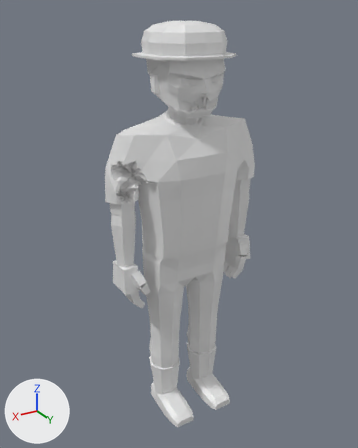
The glTF model assets/models/zombie_worker_m_b5.glb: old version first, new version second.
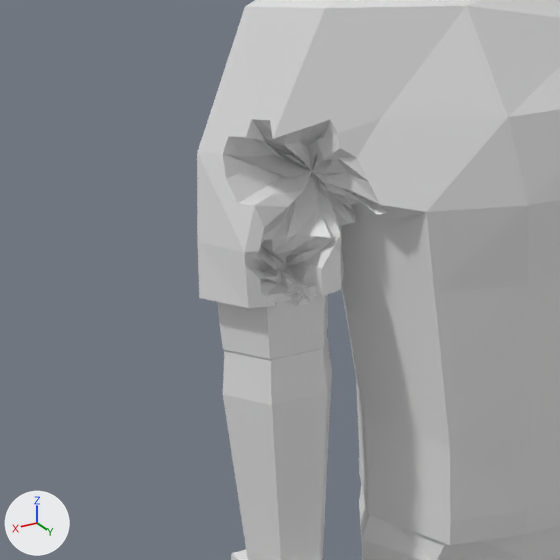
Old and new are each drawn whole from a camera (50 mm lens) standing at (1.183, 1.918, 2.012) and looking at (0.014, -0.03, 1.038) and again close up on the part from 17% to 53% of the width and 30% to 59% of the height. Arrows for +X, +Y and +Z are at lower left; the lights stay in place. The first two pictures are the older version. Vertices at exactly the same position are counted once.

In view in the first close-up: 'zombie_worker_m_b5'.
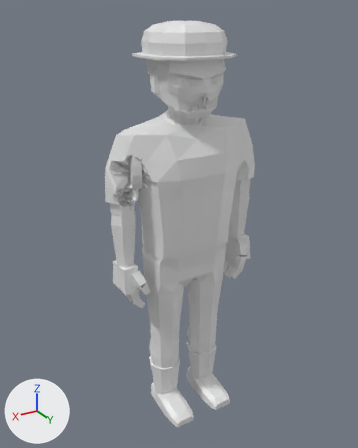
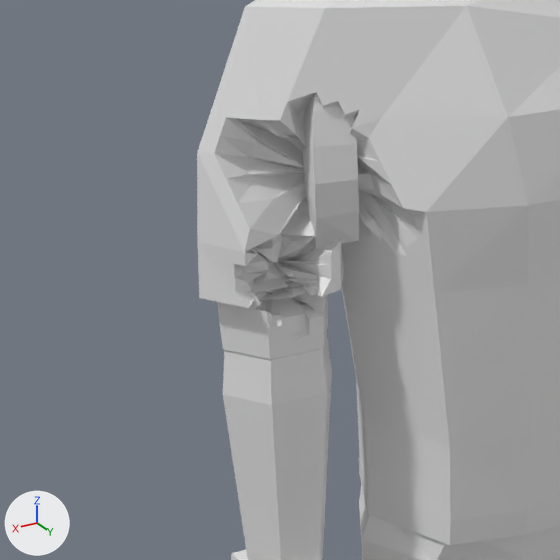
Location of each change, (x1, y1, x2, y2) in pixels of the close-ups (560 x 560 px; the box of a moved part takes in the faces that stretch with it):
part 1 of me_zombie_worker_m_b5, added
    after: (303, 94, 359, 248)
part 2 of me_zombie_worker_m_b5, moved or reshaped
    before: (198, 92, 417, 348)
    after: (197, 6, 527, 477)

The change, as a list of edits to the scene's bpy script:
```text
Change me_zombie_worker_m_b5:
    used by ob_zombie_worker_m_b5; location = (0.0, 0.0, 0.0)
    remove me_zombie_worker_m_b5.from_pydata(...)  # 1888 vertices, 3621 faces; spans x -0.41..0.41, y -0.21..0.22, z 0.0..1.97
    add me_zombie_worker_m_b5.from_pydata(...)  # 2058 vertices, 3959 faces; spans x -0.41..0.41, y -0.21..0.22, z 0.0..1.97
    me_zombie_worker_m_b5 part 1: a new loose piece of 32 vertices spanning x 0.21..0.31, y -0.06..0.08, z 1.25..1.47
    me_zombie_worker_m_b5 part 2: 48 vertices moved from x 0.22..0.37, y 0.0..0.1, z 1.22..1.41 to x 0.23..0.36, y -0.02..0.08, z 1.22..1.41; 182 vertices removed from x 0.22..0.38, y 0.0..0.11, z 1.2..1.44; 320 vertices added at x 0.21..0.4, y -0.03..0.13, z 1.13..1.5
```
